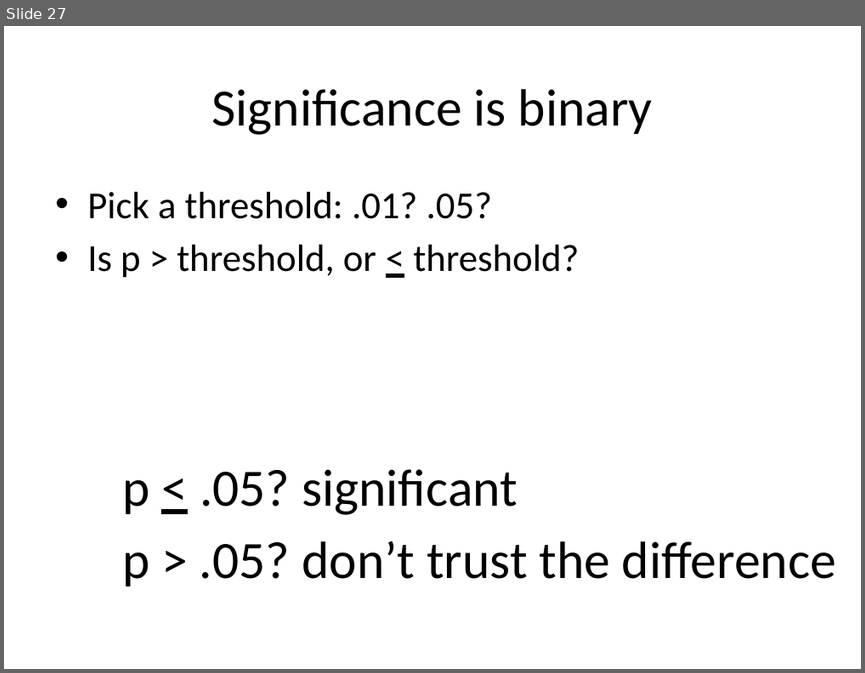
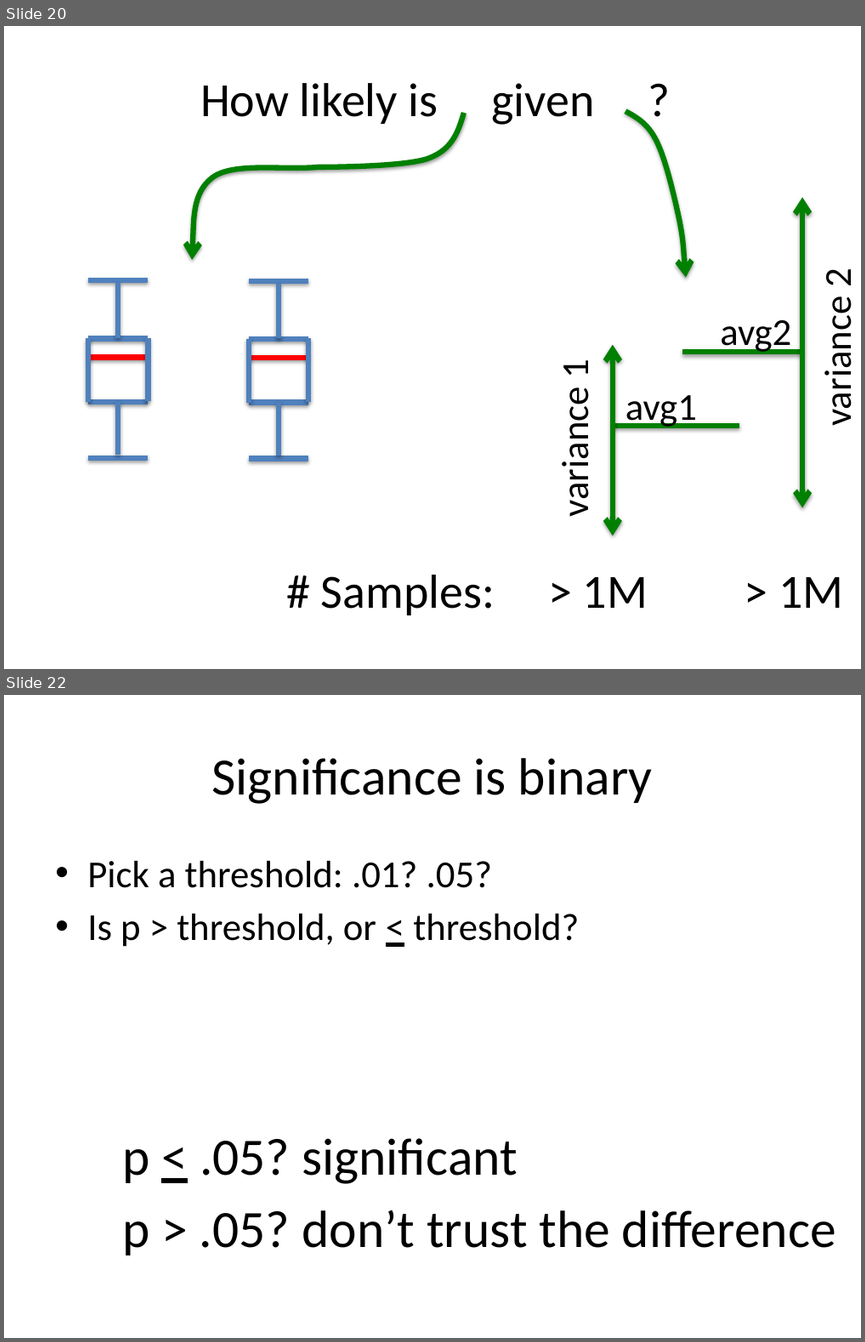
Before and after one commit to dataiap/dataiap, a slide deck: lectures/day3.pptx. Shown one above the other, each under a label of ours: slide 27 before the commit, slides 20 and 22 after it; the slides between them are not shown. The pictures are 865x673 and 865x1342 pixels, drawn with LibreOffice and Linux fonts; fonts in the diff are those of the drawing. Boxes give left, top, right and bottom in pixels: in the first picture for what was removed or moved away, otherwise in the second. Text is boxed around its words. In the diff, an @@ line names an element or a change of style, - is before the commit and + after.

```diff
--- a/lectures/day3.pptx
+++ b/lectures/day3.pptx
@@ slide 20 added at <box>4,26,861,669</box>, background #FFFFFF @@
@@ text added at <box>200,83,438,124</box>, 40 pt, text #000000 @@
+How likely is given ?
@@ freeform shape added at <box>192,113,463,259</box>, outline #008000 4.5 pt @@
@@ freeform shape added at <box>625,111,685,277</box>, outline #008000 4.5 pt @@
@@ double arrow added from (802, 198) to (802, 507), #008000 4.5 pt @@
@@ line added from (88, 280) to (148, 280), #4F81BD 4.5 pt @@
@@ line added from (249, 280) to (308, 280), #4F81BD 4.5 pt @@
@@ text added at <box>814,270,861,421</box>, 32 pt, text #000000 @@
+variance 2
@@ line added from (118, 283) to (118, 338), #4F81BD 4.5 pt @@
@@ line added from (279, 283) to (279, 339), #4F81BD 4.5 pt @@
@@ text added at <box>720,320,791,355</box>, 32 pt, text #000000 @@
+avg2
@@ line added from (88, 357) to (148, 357), #FF0000 4.5 pt @@
@@ line added from (88, 339) to (148, 339), #4F81BD 4.5 pt @@
@@ line added from (88, 339) to (88, 403), #4F81BD 4.5 pt @@
@@ line added from (148, 338) to (148, 402), #4F81BD 4.5 pt @@
@@ line added from (249, 339) to (308, 339), #4F81BD 4.5 pt @@
@@ line added from (249, 339) to (249, 403), #4F81BD 4.5 pt @@
@@ line added from (308, 339) to (308, 403), #4F81BD 4.5 pt @@
@@ double arrow added from (613, 345) to (613, 536), #008000 4.5 pt @@
@@ line added from (682, 352) to (802, 352), #008000 4.5 pt @@
@@ line added from (249, 358) to (308, 358), #FF0000 4.5 pt @@
@@ text added at <box>552,360,599,512</box>, 32 pt, text #000000 @@
+variance 1
@@ line added from (88, 403) to (148, 403), #4F81BD 4.5 pt @@
@@ line added from (118, 403) to (118, 454), #4F81BD 4.5 pt @@
@@ line added from (249, 403) to (308, 403), #4F81BD 4.5 pt @@
@@ line added from (279, 403) to (279, 455), #4F81BD 4.5 pt @@
@@ text added at <box>625,395,697,430</box>, 32 pt, text #000000 @@
+avg1
@@ line added from (613, 426) to (739, 426), #008000 4.5 pt @@
@@ line added from (88, 458) to (148, 458), #4F81BD 4.5 pt @@
@@ line added from (249, 458) to (308, 458), #4F81BD 4.5 pt @@
@@ text added at <box>321,574,843,615</box>, 40 pt, text #000000 @@
+# Samples: > 1M > 1M
@@ what was slide 27 is now slide 22 @@
```
Also in this commit, not shown: 9 slides changed, 5 other slides added, 10 slides removed.
